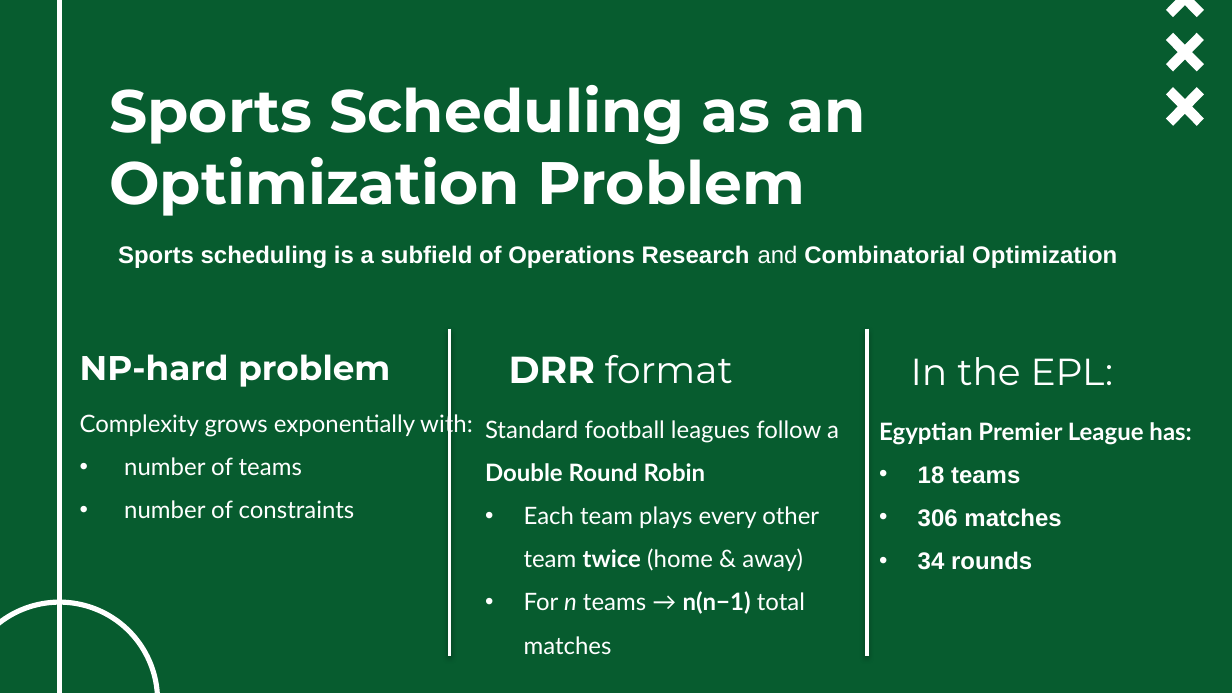
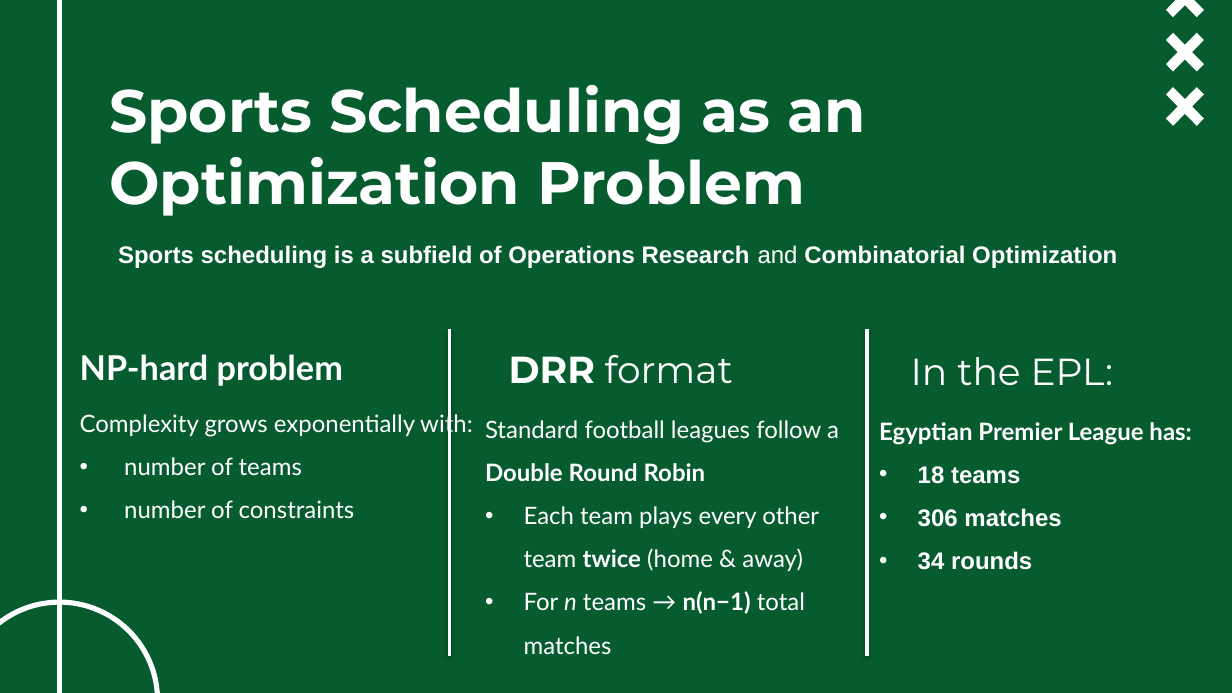
Before and after one commit to ghassanelgendy/egyptian-premier-league-schedule-optimizer, a slide deck: slide 10 of Documentations/presentation V1.pptx. Drawn at 1232x693 pixels with LibreOffice and Linux fonts; fonts in the diff are those of the drawing; background and template pictures are left out. Boxes give left, top, right and bottom in pixels: in the first picture for what was removed or moved away, otherwise in the second. Text is boxed around its words. In the diff, an @@ line names an element or a change of style, - is before the commit and + after.

```diff
--- a/Documentations/presentation V1.pptx
+++ b/Documentations/presentation V1.pptx
@@ subtitle "NP-hard problem" at bbox=[80, 354, 343, 386]: font Montserrat to Lato @@
```
Also in this commit, not shown: 5 other slides changed.
